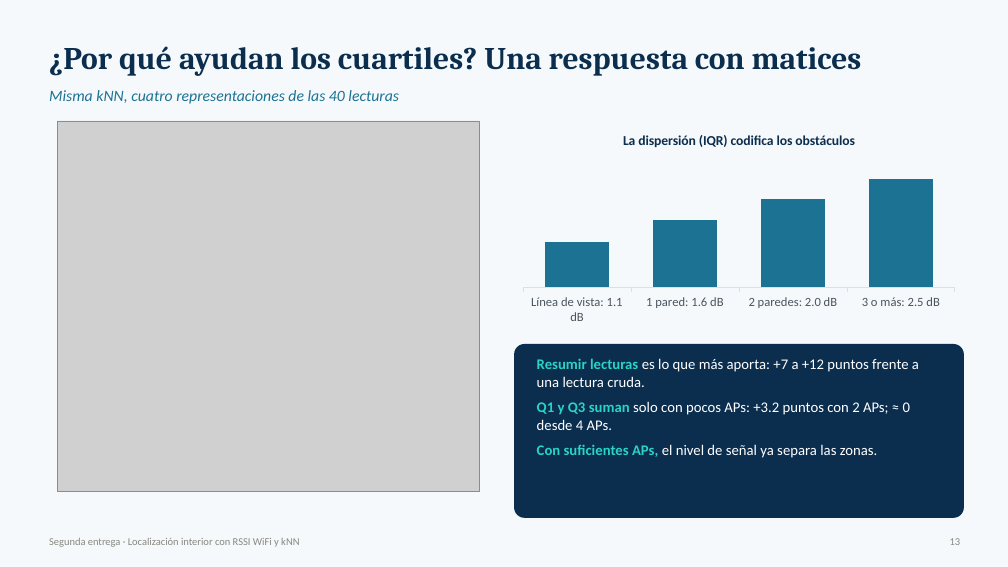
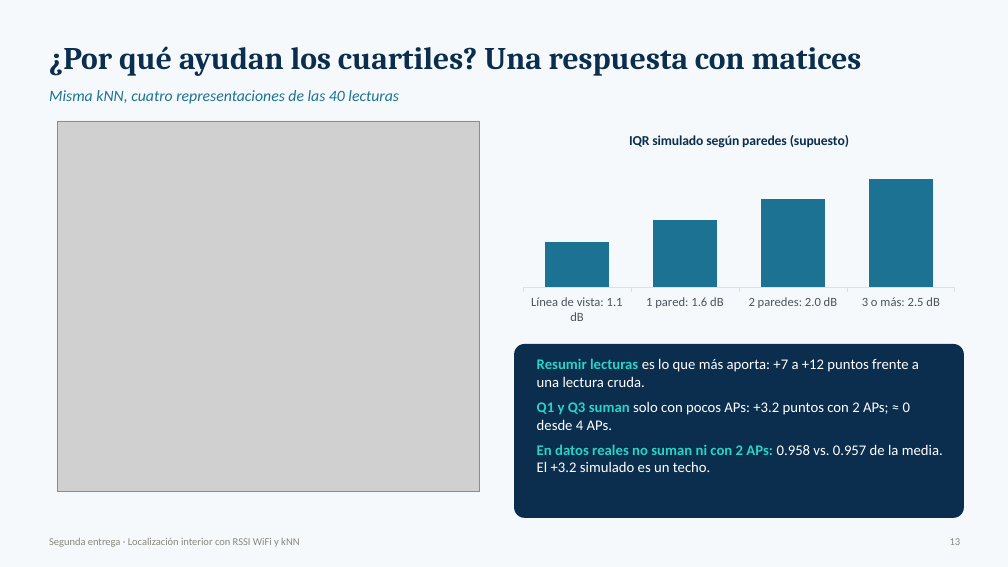
Before and after one commit to danielo2858-spec/ml1-localizacion-qaknn, a slide deck: slide 13 of Segunda_Entrega_Presentacion.pptx. Drawn at 1008x567 pixels with LibreOffice and Linux fonts; fonts in the diff are those of the drawing; grey boxes stand for pictures. Boxes give left, top, right and bottom in pixels: in the first picture for what was removed or moved away, otherwise in the second. Text is boxed around its words. In the diff, an @@ line names an element or a change of style, - is before the commit and + after.

```diff
--- a/Segunda_Entrega_Presentacion.pptx
+++ b/Segunda_Entrega_Presentacion.pptx
@@ column chart at [514,121,964,329] @@
@@ title "La dispersión (IQR) codifica los obstáculos" to "IQR simulado según paredes (supuesto)" @@
@@ text at [537,444,943,472]: text changed @@
-Con suficientes APs, el nivel de señal ya separa las zonas.
+En datos reales no suman ni con 2 APs: 0.958 vs. 0.957 de la media. El +3.2 simulado es un techo.
```
Also in this commit, not shown: 7 other slides changed, 1 other file.
